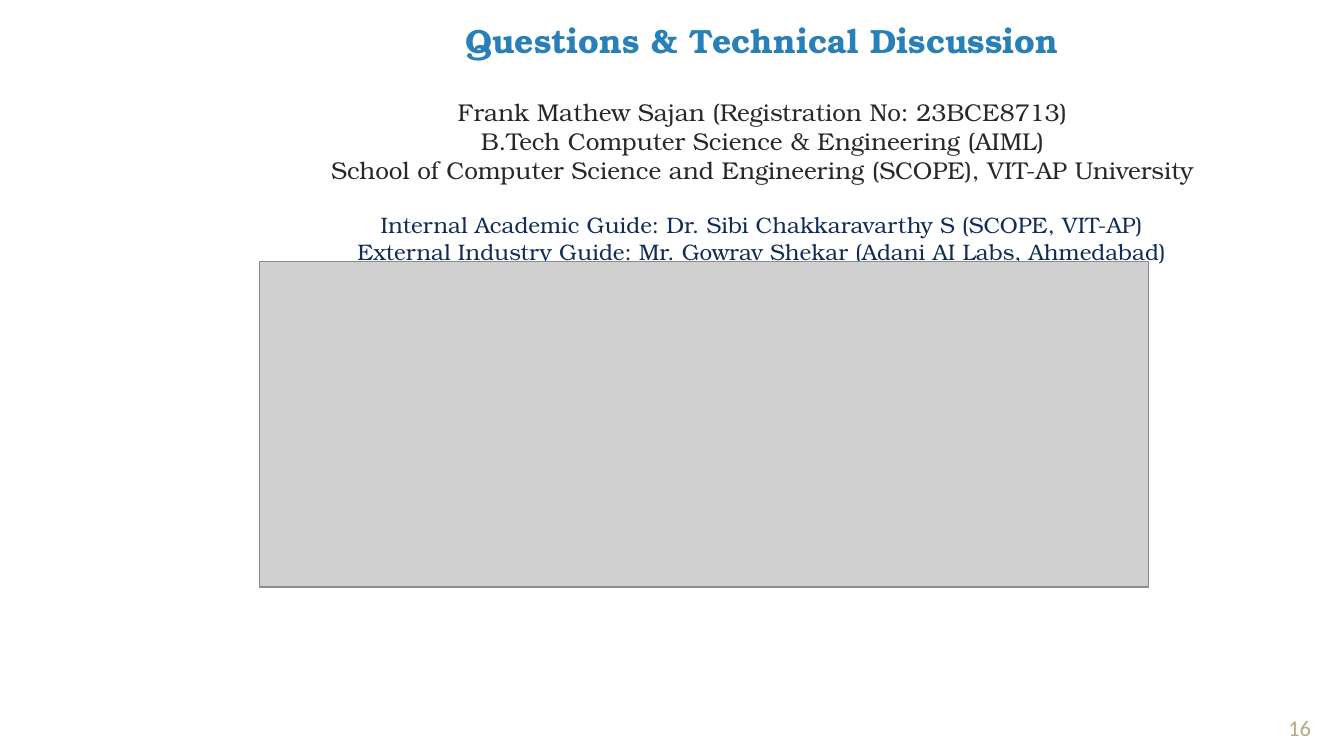
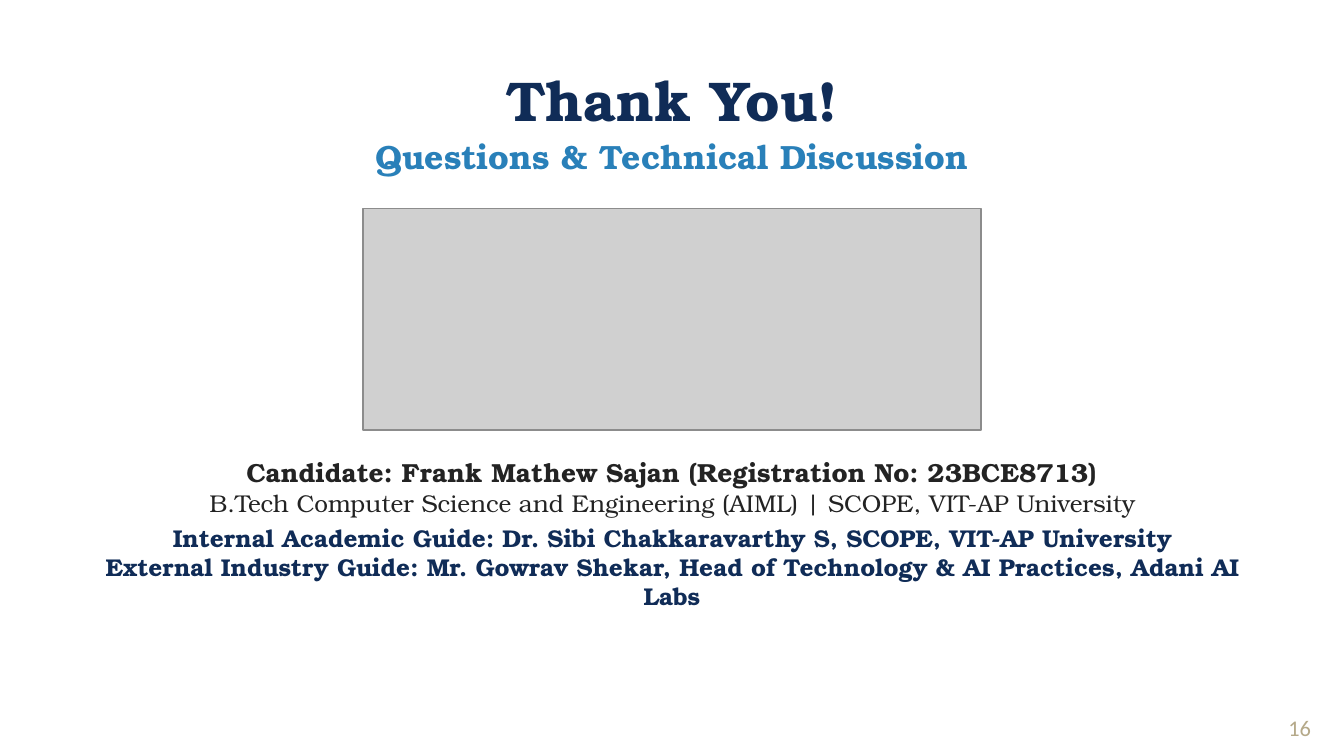
Before and after one commit to frankmathewsajan/psychic-spark, a slide deck: slide 16 of docs/presentation/Capstone_Final_Review_Presentation.pptx. Drawn at 1344x756 pixels with LibreOffice and Linux fonts; fonts in the diff are those of the drawing; grey boxes stand for pictures; background and template pictures are left out. Boxes give left, top, right and bottom in pixels: in the first picture for what was removed or moved away, otherwise in the second. Text is boxed around its words. In the diff, an @@ line names an element or a change of style, - is before the commit and + after.

Commit message:
fix(presentation-report): diagonal logo scaling, uniform bullets, abbreviations split, and layout perfection

```diff
--- a/docs/presentation/Capstone_Final_Review_Presentation.pptx
+++ b/docs/presentation/Capstone_Final_Review_Presentation.pptx
@@ text "Thank You!": place and size @@
-text "Thank You!" at (331, 27, 1194, 265)
+text "Thank You!" at (376, 80, 968, 177)
@@ text "Thank You!" at (376, 80, 968, 177): size 32 to 30 pt in "Thank You!"; less space between paragraphs @@
@@ text at (331, 103, 1194, 265): paragraphs removed @@
-Frank Mathew Sajan (Registration No: 23BCE8713)
-B.Tech Computer Science & Engineering (AIML)
-School of Computer Science and Engineering (SCOPE), VIT-AP University
-Internal Academic Guide: Dr. Sibi Chakkaravarthy S (SCOPE, VIT-AP)
-External Industry Guide: Mr. Gowrav Shekar (Adani AI Labs, Ahmedabad)
@@ picture: place and size @@
-picture at (259, 261, 1149, 586)
+picture at (363, 208, 981, 430)
@@ text added at (106, 462, 1239, 606), 13 pt, text #102C57, bold @@
+Candidate: Frank Mathew Sajan (Registration No: 23BCE8713)
+B.Tech Computer Science and Engineering (AIML) | SCOPE, VIT-AP University
+Internal Academic Guide: Dr. Sibi Chakkaravarthy S, SCOPE, VIT-AP University
+External Industry Guide: Mr. Gowrav Shekar, Head of Technology & AI Practices, Adani AI Labs
```
Also in this commit, not shown: 15 other slides changed, 4 other files.
